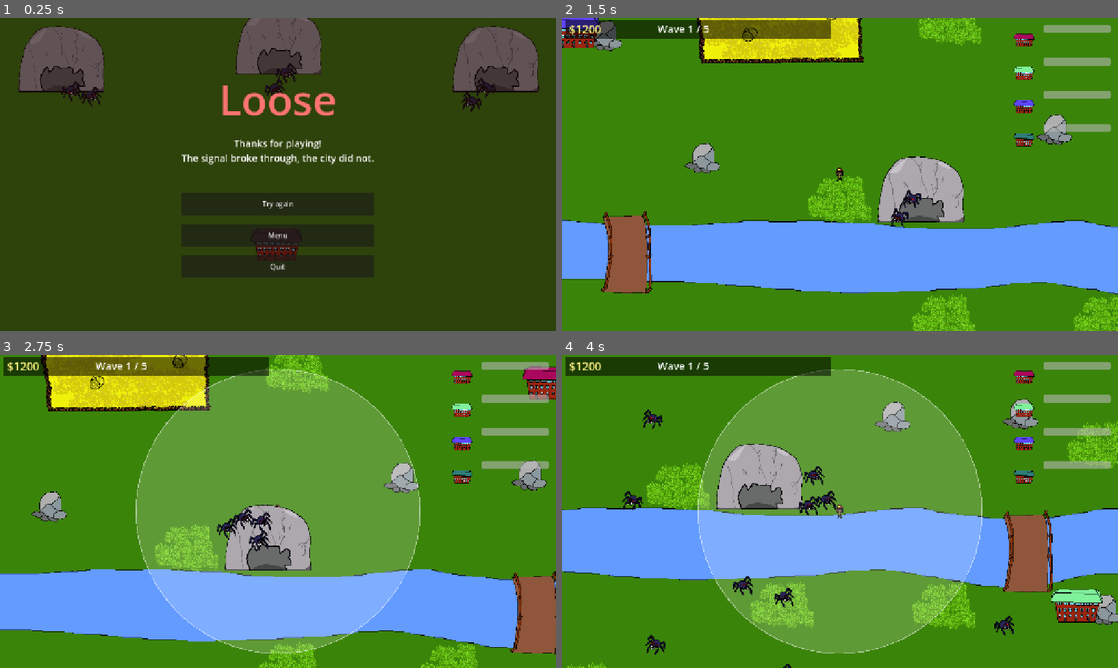
Above: before the commit, frames 1-4 (two rows, left to right).
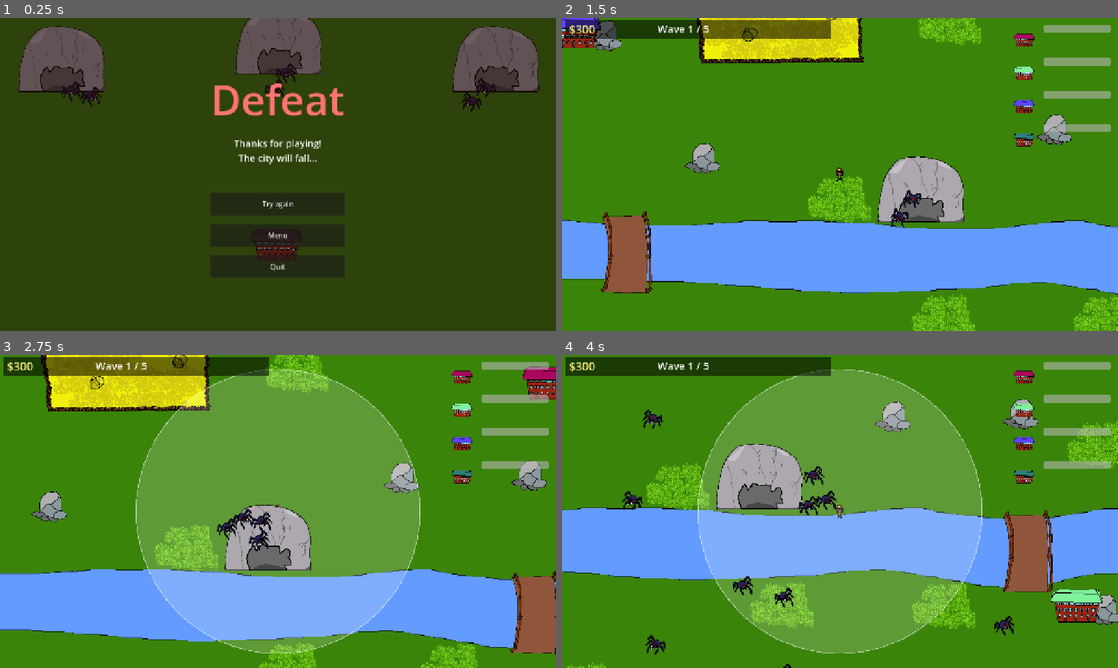
Above: after the commit, the same moments.

Repository: ternaryCat/ldjam59
Game: Godot game, scene res://components/defeat.tscn
Same seed, same stepped clock (60 frames per second), same inputs: the game is played once before the commit and once after it. This scene is started directly instead of the project's main scene. Sound files missing from this copy of the repository are replaced by a short silence.
Inputs (mouse positions are in pixels of both pictures, inside the frame that each line leads up to):
- Up to frame 1 (0.25 s): no input
- Up to frame 2 (1.5 s): click "Try again" at 0.5 s; click "Start wave" at 1.25 s
- Up to frame 3 (2.75 s): move the mouse to (400, 495) at 2.02 s; hold D (right) from 2.03 s (still down); hold Space (activate) from 2.03 s (still down); click (400, 495) at 2.17 s
- Up to frame 4 (4 s): move the mouse to (728, 527) at 2.77 s; release D (right) at 2.78 s; release Space (activate) at 2.78 s; hold S (down) 2.78-3.53 s; tap W (top) at 2.85 s; move the mouse to (895, 442) at 3.52 s; hold D (right) from 3.53 s (still down); hold Space (activate) from 3.53 s (still down)

The runs differ from the first frame. In frame 1, 1.6% of the frame differs, in the area x 32-68%, y 20-47%; in frame 2, less than 0.1%; in frame 3, less than 0.1%; in frame 4, less than 0.1%.

Commit message:
change some stuff for export

Diff:
--- a/components/defeat.tscn
+++ b/components/defeat.tscn
@@ -1,37 +1,37 @@
 [gd_scene format=3 uid="uid://ddefeatscn01"]
 
-[ext_resource type="Script" path="res://components/defeat/defeat.gd" id="1_def"]
+[ext_resource type="Script" uid="uid://dlg8xv8112kj6" path="res://components/defeat/defeat.gd" id="1_def"]
 [ext_resource type="PackedScene" uid="uid://qllk5gttkw2r" path="res://components/level/spawner.tscn" id="2_spw"]
 [ext_resource type="PackedScene" uid="uid://cmre6hhliwtpl" path="res://components/level/building.tscn" id="3_bld"]
 
-[node name="Defeat" type="Node2D"]
+[node name="Defeat" type="Node2D" unique_id=182503028]
 script = ExtResource("1_def")
 
-[node name="decor" type="Node2D" parent="."]
+[node name="decor" type="Node2D" parent="." unique_id=815145445]
 
-[node name="bait" parent="decor" instance=ExtResource("3_bld")]
+[node name="bait" parent="decor" unique_id=486695507 instance=ExtResource("3_bld")]
 position = Vector2(640, 520)
 max_hp = 999999999
 roof_color = Color(0.35, 0.2, 0.2, 1)
 
-[node name="spawner1" parent="decor" instance=ExtResource("2_spw")]
+[node name="spawner1" parent="decor" unique_id=1417485915 instance=ExtResource("2_spw")]
 position = Vector2(140, 140)
 max_spawns = 80
 auto_start = true
 
-[node name="spawner2" parent="decor" instance=ExtResource("2_spw")]
+[node name="spawner2" parent="decor" unique_id=1089869728 instance=ExtResource("2_spw")]
 position = Vector2(1140, 140)
 max_spawns = 80
 auto_start = true
 
-[node name="spawner3" parent="decor" instance=ExtResource("2_spw")]
+[node name="spawner3" parent="decor" unique_id=1418727186 instance=ExtResource("2_spw")]
 position = Vector2(640, 100)
 max_spawns = 80
 auto_start = true
 
-[node name="ui" type="CanvasLayer" parent="."]
+[node name="ui" type="CanvasLayer" parent="." unique_id=496484266]
 
-[node name="background" type="ColorRect" parent="ui"]
+[node name="background" type="ColorRect" parent="ui" unique_id=51568100]
 anchors_preset = 15
 anchor_right = 1.0
 anchor_bottom = 1.0
@@ -40,46 +40,46 @@
 mouse_filter = 2
 color = Color(0.14, 0.05, 0.05, 0.55)
 
-[node name="center" type="CenterContainer" parent="ui"]
+[node name="center" type="CenterContainer" parent="ui" unique_id=592412890]
 anchors_preset = 15
 anchor_right = 1.0
 anchor_bottom = 1.0
 grow_horizontal = 2
 grow_vertical = 2
 
-[node name="vbox" type="VBoxContainer" parent="ui/center"]
+[node name="vbox" type="VBoxContainer" parent="ui/center" unique_id=29615628]
 layout_mode = 2
 theme_override_constants/separation = 20
 
-[node name="title" type="Label" parent="ui/center/vbox"]
+[node name="title" type="Label" parent="ui/center/vbox" unique_id=839589598]
 layout_mode = 2
-theme_override_colors/font_color = Color(1.0, 0.45, 0.45, 1)
+theme_override_colors/font_color = Color(1, 0.45, 0.45, 1)
 theme_override_font_sizes/font_size = 96
-text = "Loose"
+text = "Defeat"
 horizontal_alignment = 1
 
-[node name="thanks" type="Label" parent="ui/center/vbox"]
+[node name="thanks" type="Label" parent="ui/center/vbox" unique_id=1471734339]
 layout_mode = 2
 theme_override_font_sizes/font_size = 22
 text = "Thanks for playing!
-The signal broke through, the city did not."
+The city will fall..."
 horizontal_alignment = 1
 
-[node name="spacer" type="Control" parent="ui/center/vbox"]
+[node name="spacer" type="Control" parent="ui/center/vbox" unique_id=2074760230]
 custom_minimum_size = Vector2(0, 24)
 layout_mode = 2
 
-[node name="restart" type="Button" parent="ui/center/vbox"]
+[node name="restart" type="Button" parent="ui/center/vbox" unique_id=1888658501]
 custom_minimum_size = Vector2(280, 52)
 layout_mode = 2
 text = "Try again"
 
-[node name="menu" type="Button" parent="ui/center/vbox"]
+[node name="menu" type="Button" parent="ui/center/vbox" unique_id=543107757]
 custom_minimum_size = Vector2(280, 52)
 layout_mode = 2
 text = "Menu"
 
-[node name="quit" type="Button" parent="ui/center/vbox"]
+[node name="quit" type="Button" parent="ui/center/vbox" unique_id=1396806068]
 custom_minimum_size = Vector2(280, 52)
 layout_mode = 2
 text = "Quit"
--- a/components/level.gd
+++ b/components/level.gd
@@ -31,7 +31,7 @@
 const WAVE_COUNTS: Array[int] = [10, 30, 60, 100, 300]
 const WAVE_REWARDS: Array[int] = [160, 200, 280, 360]
 
-@export var starting_money: int = 1200
+@export var starting_money: int = 300
 
 var total_waves: int = WAVE_COUNTS.size()
 
--- a/components/victory.tscn
+++ b/components/victory.tscn
@@ -1,43 +1,43 @@
 [gd_scene format=3 uid="uid://dvictoryscn1"]
 
-[ext_resource type="Script" path="res://components/victory/victory.gd" id="1_vict"]
+[ext_resource type="Script" uid="uid://c75ipe4cnuqef" path="res://components/victory/victory.gd" id="1_vict"]
 [ext_resource type="PackedScene" uid="uid://dmyske8pf6rii" path="res://components/level/tower.tscn" id="2_twr"]
 [ext_resource type="PackedScene" uid="uid://ewya4twoj74c" path="res://components/level/mortar.tscn" id="3_mrt"]
 [ext_resource type="PackedScene" uid="uid://cr10sgbaehven" path="res://components/level/mage.tscn" id="4_mag"]
 [ext_resource type="PackedScene" uid="uid://cmre6hhliwtpl" path="res://components/level/building.tscn" id="5_bld"]
 
-[node name="Victory" type="Node2D"]
+[node name="Victory" type="Node2D" unique_id=2133963944]
 script = ExtResource("1_vict")
 
-[node name="decor" type="Node2D" parent="."]
+[node name="decor" type="Node2D" parent="." unique_id=1152100264]
 
-[node name="building1" parent="decor" instance=ExtResource("5_bld")]
+[node name="building1" parent="decor" unique_id=893701222 instance=ExtResource("5_bld")]
 position = Vector2(240, 480)
 max_hp = 999999999
 roof_color = Color(0.9, 0.35, 0.4, 1)
 
-[node name="building2" parent="decor" instance=ExtResource("5_bld")]
+[node name="building2" parent="decor" unique_id=2105527078 instance=ExtResource("5_bld")]
 position = Vector2(1040, 480)
 max_hp = 999999999
 roof_color = Color(0.4, 0.8, 0.6, 1)
 
-[node name="building3" parent="decor" instance=ExtResource("5_bld")]
+[node name="building3" parent="decor" unique_id=607318245 instance=ExtResource("5_bld")]
 position = Vector2(640, 560)
 max_hp = 999999999
-roof_color = Color(0.45, 0.55, 1.0, 1)
+roof_color = Color(0.45, 0.55, 1, 1)
 
-[node name="tower1" parent="decor" instance=ExtResource("2_twr")]
+[node name="tower1" parent="decor" unique_id=1826662544 instance=ExtResource("2_twr")]
 position = Vector2(420, 360)
 
-[node name="tower2" parent="decor" instance=ExtResource("3_mrt")]
+[node name="tower2" parent="decor" unique_id=481221788 instance=ExtResource("3_mrt")]
 position = Vector2(860, 360)
 
-[node name="tower3" parent="decor" instance=ExtResource("4_mag")]
+[node name="tower3" parent="decor" unique_id=338485092 instance=ExtResource("4_mag")]
 position = Vector2(640, 260)
 
-[node name="ui" type="CanvasLayer" parent="."]
+[node name="ui" type="CanvasLayer" parent="." unique_id=486678136]
 
-[node name="background" type="ColorRect" parent="ui"]
+[node name="background" type="ColorRect" parent="ui" unique_id=756001510]
 anchors_preset = 15
 anchor_right = 1.0
 anchor_bottom = 1.0
@@ -46,46 +46,46 @@
 mouse_filter = 2
 color = Color(0.06, 0.12, 0.08, 0.55)
 
-[node name="center" type="CenterContainer" parent="ui"]
+[node name="center" type="CenterContainer" parent="ui" unique_id=1232008581]
 anchors_preset = 15
 anchor_right = 1.0
 anchor_bottom = 1.0
 grow_horizontal = 2
 grow_vertical = 2
 
-[node name="vbox" type="VBoxContainer" parent="ui/center"]
+[node name="vbox" type="VBoxContainer" parent="ui/center" unique_id=1861082120]
 layout_mode = 2
 theme_override_constants/separation = 20
 
-[node name="title" type="Label" parent="ui/center/vbox"]
+[node name="title" type="Label" parent="ui/center/vbox" unique_id=310668452]
 layout_mode = 2
-theme_override_colors/font_color = Color(0.8, 1.0, 0.6, 1)
+theme_override_colors/font_color = Color(0.8, 1, 0.6, 1)
 theme_override_font_sizes/font_size = 96
-text = "Win"
+text = "You win!"
 horizontal_alignment = 1
 
-[node name="thanks" type="Label" parent="ui/center/vbox"]
+[node name="thanks" type="Label" parent="ui/center/vbox" unique_id=1783950334]
 layout_mode = 2
 theme_override_font_sizes/font_size = 22
 text = "Thanks for playing!
-Signals heard, the city stands."
+Signals was heard and the city will stand."
 horizontal_alignment = 1
 
-[node name="spacer" type="Control" parent="ui/center/vbox"]
+[node name="spacer" type="Control" parent="ui/center/vbox" unique_id=2115923951]
 custom_minimum_size = Vector2(0, 24)
 layout_mode = 2
 
-[node name="restart" type="Button" parent="ui/center/vbox"]
+[node name="restart" type="Button" parent="ui/center/vbox" unique_id=1958081010]
 custom_minimum_size = Vector2(280, 52)
 layout_mode = 2
 text = "Restart"
 
-[node name="menu" type="Button" parent="ui/center/vbox"]
+[node name="menu" type="Button" parent="ui/center/vbox" unique_id=35486358]
 custom_minimum_size = Vector2(280, 52)
 layout_mode = 2
 text = "Menu"
 
-[node name="quit" type="Button" parent="ui/center/vbox"]
+[node name="quit" type="Button" parent="ui/center/vbox" unique_id=2599608]
 custom_minimum_size = Vector2(280, 52)
 layout_mode = 2
 text = "Quit"
--- a/project.godot
+++ b/project.godot
@@ -13,7 +13,7 @@
 config/name="tower defence ldjam59"
 run/main_scene="uid://drgmy1sggay45"
 config/features=PackedStringArray("4.6", "GL Compatibility")
-boot_splash/image="uid://dq3af7u0e4wr6"
+boot_splash/image="uid://4mbvmj3flgnx"
 config/icon="res://icon.svg"
 
 [display]
Not shown: 1 places in components/level2.tscn that only renumber resources
Binary file added: images/cover.png
Not shown, added: images/cover.png.import
